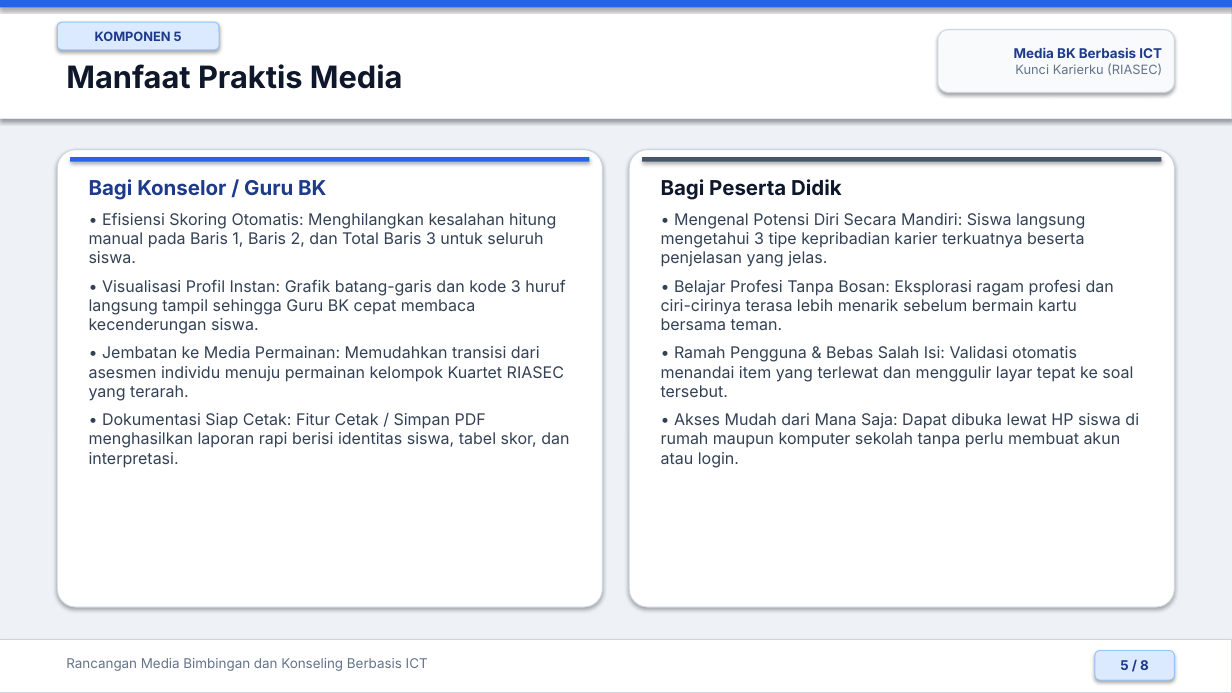
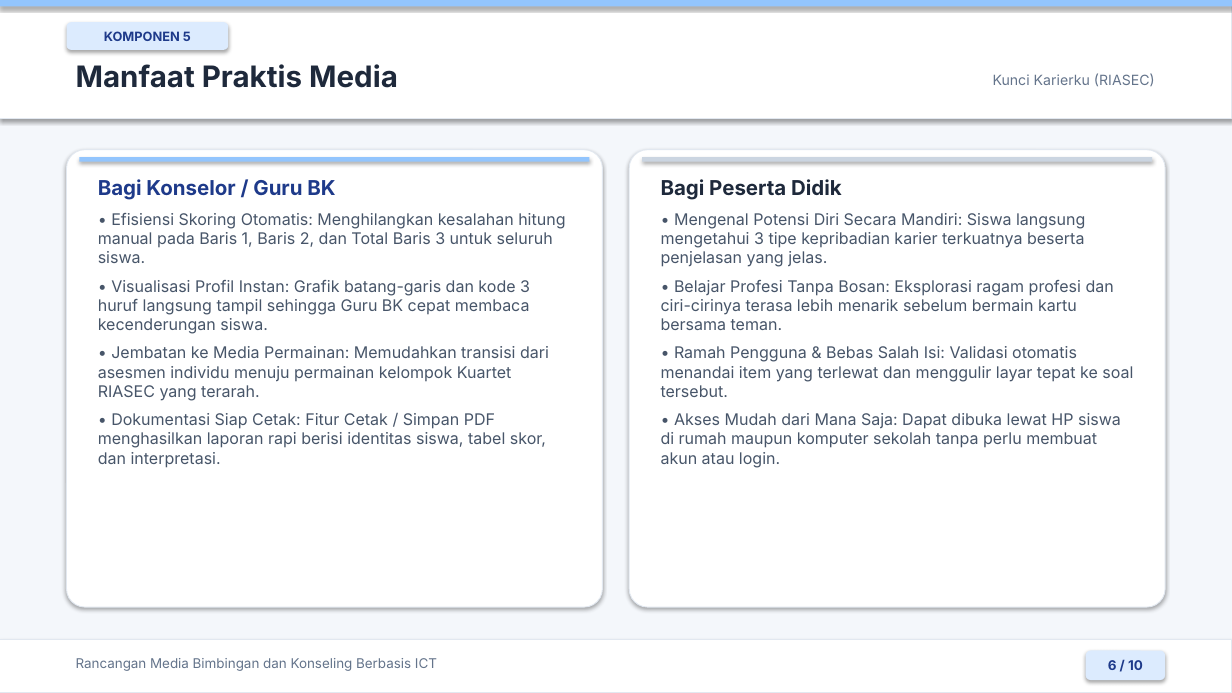
Before and after one commit to dvoidd/kunci-karierku-riasec, a slide deck: slide 6 of docs/Presentasi_Kunci_Karierku_RIASEC.pptx (slide 5 before the commit). Drawn at 1232x693 pixels with LibreOffice and Linux fonts; fonts in the diff are those of the drawing. Boxes give left, top, right and bottom in pixels: in the first picture for what was removed or moved away, otherwise in the second. Text is boxed around its words. In the diff, an @@ line names an element or a change of style, - is before the commit and + after.

```diff
--- a/docs/Presentasi_Kunci_Karierku_RIASEC.pptx
+++ b/docs/Presentasi_Kunci_Karierku_RIASEC.pptx
@@ background #EEF2F7 to #F4F7FB @@
@@ rectangle at bbox=[0, 0, 1232, 118]: outline #DBEAFE 0.75 pt to #E2E8F0 0.75 pt @@
@@ rectangle at bbox=[0, 0, 1232, 6]: fill #2563EB to #93C5FD @@
@@ rounded rectangle "KOMPONEN 5": place and size @@
-rounded rectangle "KOMPONEN 5" at bbox=[57, 22, 219, 50]
+rounded rectangle "KOMPONEN 5" at bbox=[67, 22, 228, 50]
@@ rounded rectangle "KOMPONEN 5" at bbox=[67, 22, 228, 50]: fill #DBEAFE to #DCEBFE; outline #93C5FD 0.75 pt to none @@
@@ text "Manfaat Praktis Media": place and size @@
-text "Manfaat Praktis Media" at bbox=[66, 64, 403, 89]
+text "Manfaat Praktis Media" at bbox=[76, 64, 398, 88]
@@ text "Manfaat Praktis Media" at bbox=[76, 64, 398, 88]: size 24 to 23 pt, text colour #0F172A to #1E293B @@
@@ text at bbox=[1014, 47, 1162, 58]: paragraph removed @@
-Media BK Berbasis ICT
@@ text "Kunci Karierku (RIASEC)": place and size @@
-text "Kunci Karierku (RIASEC)" at bbox=[938, 30, 1175, 92]
+text "Kunci Karierku (RIASEC)" at bbox=[993, 73, 1155, 87]
@@ text "Kunci Karierku (RIASEC)" at bbox=[993, 73, 1155, 87]: size 10 to 11 pt; vertical alignment middle to top; fill #F8FAFC to none; outline #CBD5E1 0.75 pt to none; shadow off @@
@@ rounded rectangle: place and size @@
-rounded rectangle at bbox=[57, 150, 603, 607]
+rounded rectangle at bbox=[67, 150, 603, 607]
@@ rectangle at bbox=[79, 157, 590, 162]: fill #2563EB to #93C5FD @@
@@ rectangle: place and size @@
-rectangle at bbox=[70, 157, 590, 162]
+rectangle at bbox=[79, 157, 590, 162]
@@ text "Bagi Konselor / Guru BK": place and size @@
-text "Bagi Konselor / Guru BK" at bbox=[89, 179, 569, 468]
+text "Bagi Konselor / Guru BK" at bbox=[98, 179, 565, 468]
@@ outline #CBD5E1 0.75 pt to #E2E8F0 0.75 pt in 3 elements at bbox=[0, 640, 1232, 693], bbox=[67, 150, 603, 607], bbox=[629, 150, 1165, 607] @@
@@ rounded rectangle: place and size @@
-rounded rectangle at bbox=[629, 150, 1175, 607]
+rounded rectangle at bbox=[629, 150, 1165, 607]
@@ rectangle: place and size @@
-rectangle at bbox=[642, 157, 1162, 162]
+rectangle at bbox=[642, 157, 1153, 162]
@@ rectangle at bbox=[642, 157, 1153, 162]: fill #475569 to #CBD5E1 @@
@@ text "Bagi Peserta Didik" at bbox=[661, 179, 1133, 468]: text colour #0F172A to #1E293B in "Bagi Peserta Didik"; text colour #334155 to #475569 @@
@@ text at bbox=[98, 213, 565, 468]: text colour #334155 to #475569 @@
@@ text "Rancangan Media Bimbingan dan Konseling ...": place and size @@
-text "Rancangan Media Bimbingan dan Konseling ..." at bbox=[66, 658, 428, 671]
+text "Rancangan Media Bimbingan dan Konseling ..." at bbox=[76, 658, 437, 671]
@@ rounded rectangle added at bbox=[1086, 651, 1165, 680], fill #DCEBFE, 10.5 pt, text #1E3A8A, bold @@
+6 / 10
@@ rounded rectangle removed at bbox=[1095, 651, 1175, 680] @@
-5 / 8
```
Also in this commit, not shown: 7 other slides changed, 2 slides added, 2 other files.
